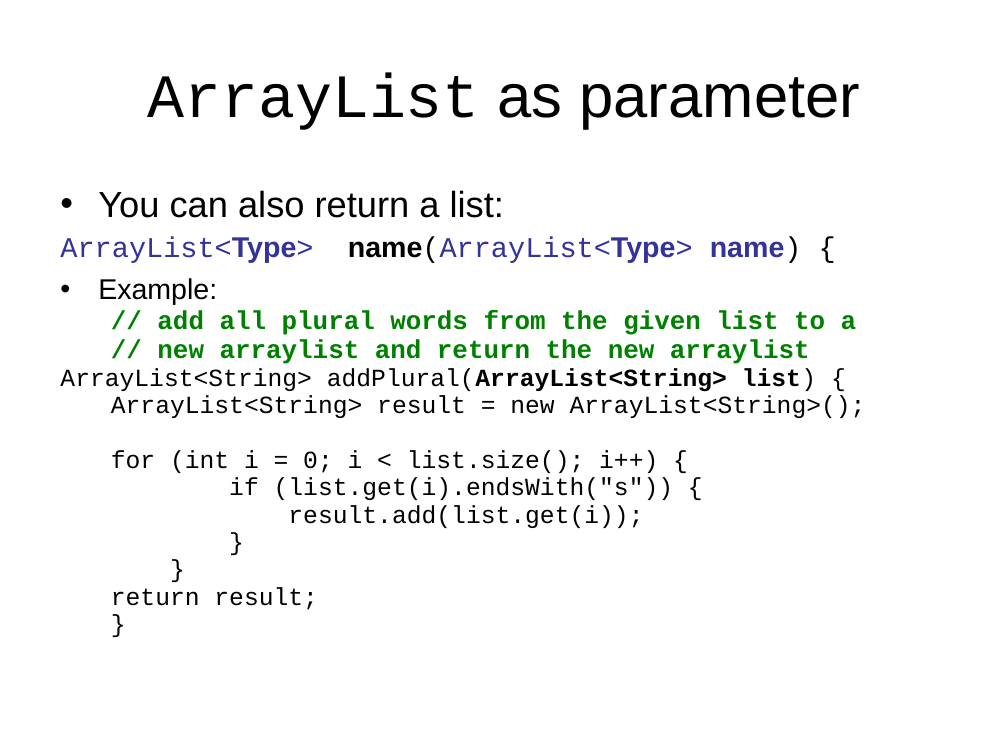
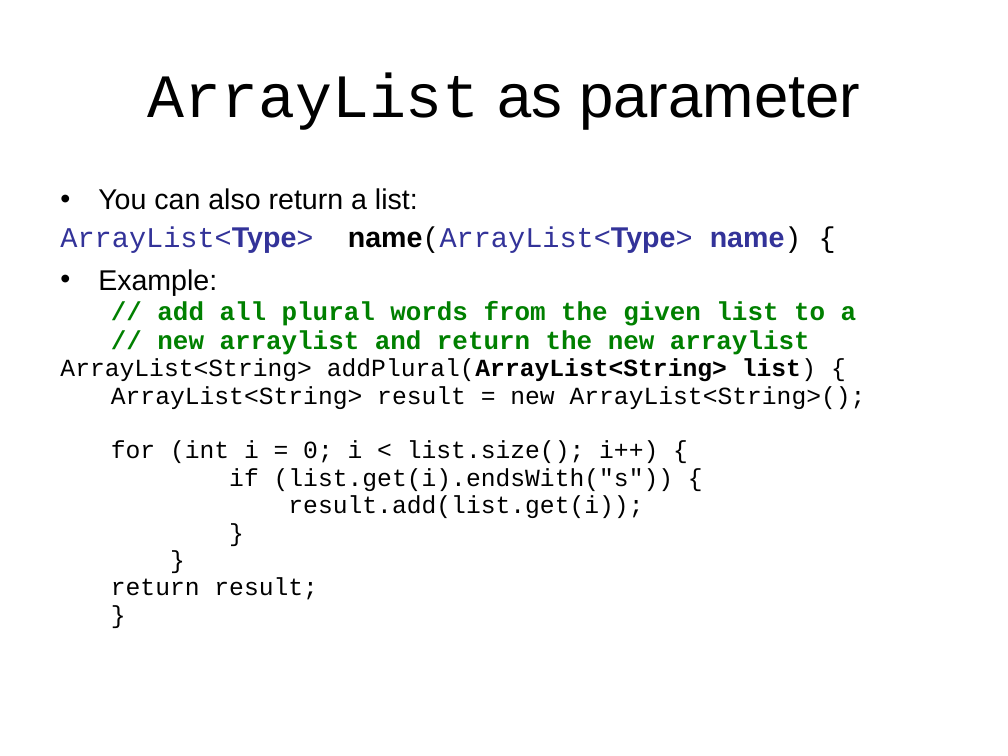
Before and after one commit to LongBaoNguyen/longbaonguyen.github.io, a slide deck: slide 22 of courses/apcsp/lecture13.ppt (slide 23 before the commit). Drawn at 1008x756 pixels with LibreOffice and Linux fonts; fonts in the diff are those of the drawing; background and template pictures are left out. Boxes give left, top, right and bottom in pixels: in the first picture for what was removed or moved away, otherwise in the second. Text is boxed around its words. In the diff, an @@ line names an element or a change of style, - is before the commit and + after.

```diff
--- a/courses/apcsp/lecture13.ppt
+++ b/courses/apcsp/lecture13.ppt
@@ text at <box>98,188,418,210</box>: size 25.9 to 20.4 pt in "You can also return a list:"; less space between paragraphs @@
```
Also in this commit, not shown: 1 other slide changed, 1 slide removed, 1 other file.
